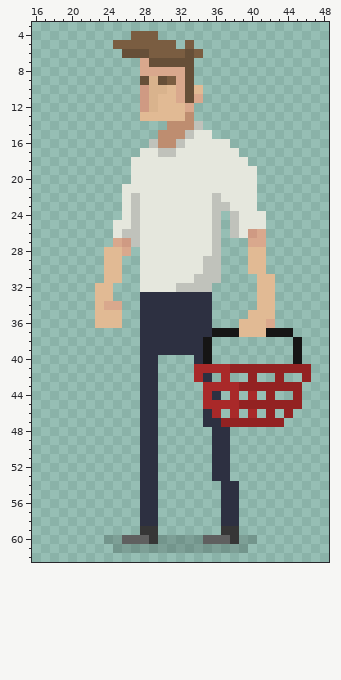
One commit to this pixel-art sprite: Bag Boyz/Assets/Sprites/Player/Idle/Idle_Left/Idle_Left8.png. Above: the version before the commit.
The file is 64x64 pixels. Shown: x 16..48, y 3..62.
After the commit:
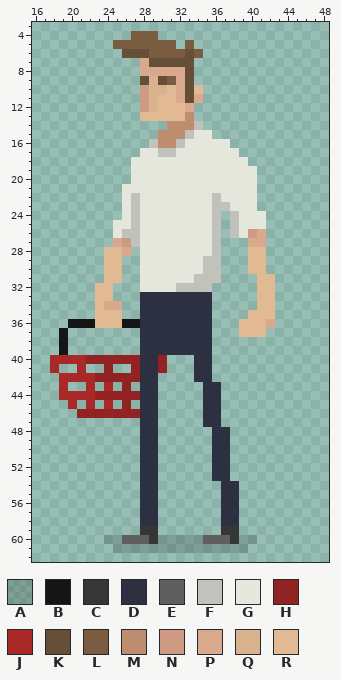
Palette (. is transparent): A #0000002a  B #161515  C #363636  D #2d3041  E #5f5f5f  F #c0c2bb  G #e5e7dd  H #932222  J #a92929  K #664f38  L #7a5d41  M #be8d70  N #cf9a83  P #d9a88d  Q #d9b38d  R #e1ba94
Change:
y 36: x 20..22 ... -> BBB; x 26..27 .. -> BB
y 37: x 19 . -> B; x 36..38 BBB -> ...; x 42..44 BBB -> ...
y 38..39: x 19 . -> B; x 35 B -> D; x 45 B -> .
y 40: x 18..27 .......... -> JJJJHHHHHH; x 30 . -> H; x 35 B -> D; x 45 B -> .
y 41: x 18 . -> J; x 21 . -> J; x 24 . -> H; x 27 . -> H; x 30 . -> H; x 34..46 JJJJHHHHHHHHH -> DD...........
y 42: x 19..27 ......... -> JJJJHHHHH; x 34 J -> D; x 37 J -> .; x 40 H -> .; x 43 H -> .; x 46 H -> .
y 43: x 19 . -> J; x 22 . -> J; x 24 . -> J; x 26 . -> H; x 35..45 JJJJHHHHHHH -> DD.........
y 44: x 19..27 ......... -> JJJJHHHHH; x 35 J -> D; x 38 J -> .; x 40 J -> .; x 42 H -> .; x 45 H -> .
y 45: x 20 . -> J; x 22 . -> J; x 24 . -> J; x 26 . -> H; x 35..45 JJJJHHHHHHH -> DD.........
y 46: x 21..27 ....... -> HHHHHHH; x 36 J -> D; x 38 J -> .; x 40 J -> .; x 42 H -> .; x 44 H -> .
y 47: x 37..43 HHHHHHH -> .......
Boxes around the changes in both pictures, in picture pixels (x1, y1, x2, y2):
added: (50, 319, 167, 418)
changed: (194, 328, 311, 427)
